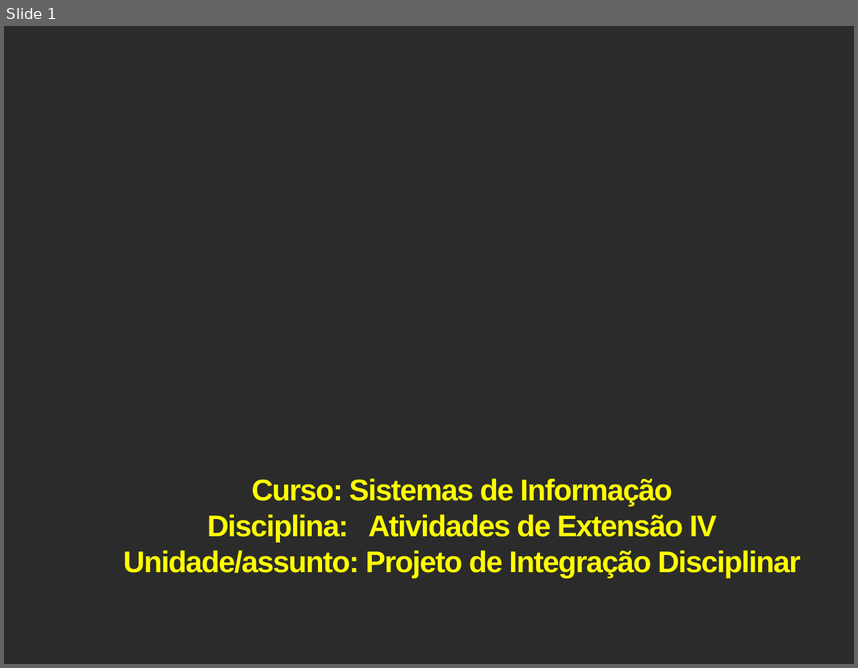
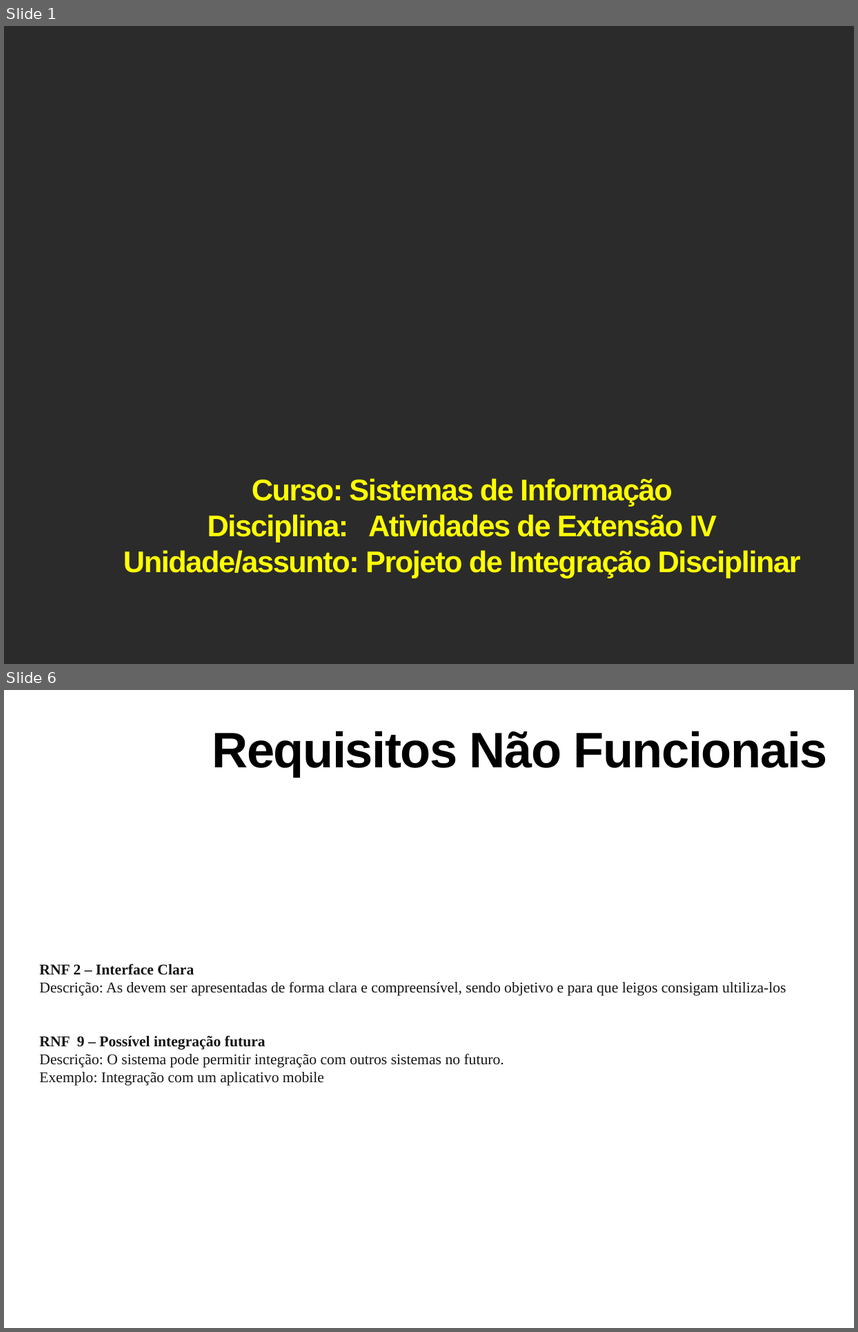
Before and after one commit to DaniloRibs/PetLink, a slide deck: Apresentação/FAI_SI_AE_IV-Slides 2 PetLink.pptx. Shown one above the other, each under a label of ours: slide 1 before the commit, slides 1 and 6 after it; the slides between them are not shown. The pictures are 858x668 and 858x1332 pixels, drawn with LibreOffice and Linux fonts; fonts in the diff are those of the drawing; background and template pictures are left out; a plain dark background stands for a picture behind light text. Boxes give left, top, right and bottom in pixels: in the first picture for what was removed or moved away, otherwise in the second. Text is boxed around its words. In the diff, an @@ line names an element or a change of style, - is before the commit and + after.

```diff
--- a/Apresentação/FAI_SI_AE_IV-Slides 2 PetLink.pptx
+++ b/Apresentação/FAI_SI_AE_IV-Slides 2 PetLink.pptx
@@ slide 6 added at [4, 690, 854, 1328], background picture (left out) @@
@@ title added at [212, 731, 828, 778], 60 pt, text #000000, bold @@
+Requisitos Não Funcionais
@@ text added at [39, 963, 786, 1085], 18 pt, text #151515 @@
+RNF 2 – Interface Clara
+Descrição: As devem ser apresentadas de forma clara e compreensível, sendo objetivo e para que leigos consigam ultiliza-los
+RNF 9 – Possível integração futura
+Descrição: O sistema pode permitir integração com outros sistemas no futuro.
+Exemplo: Integração com um aplicativo mobile
```
Also in this commit, not shown: 3 slides changed, 4 other slides added, 4 slides removed, 5 other files.
